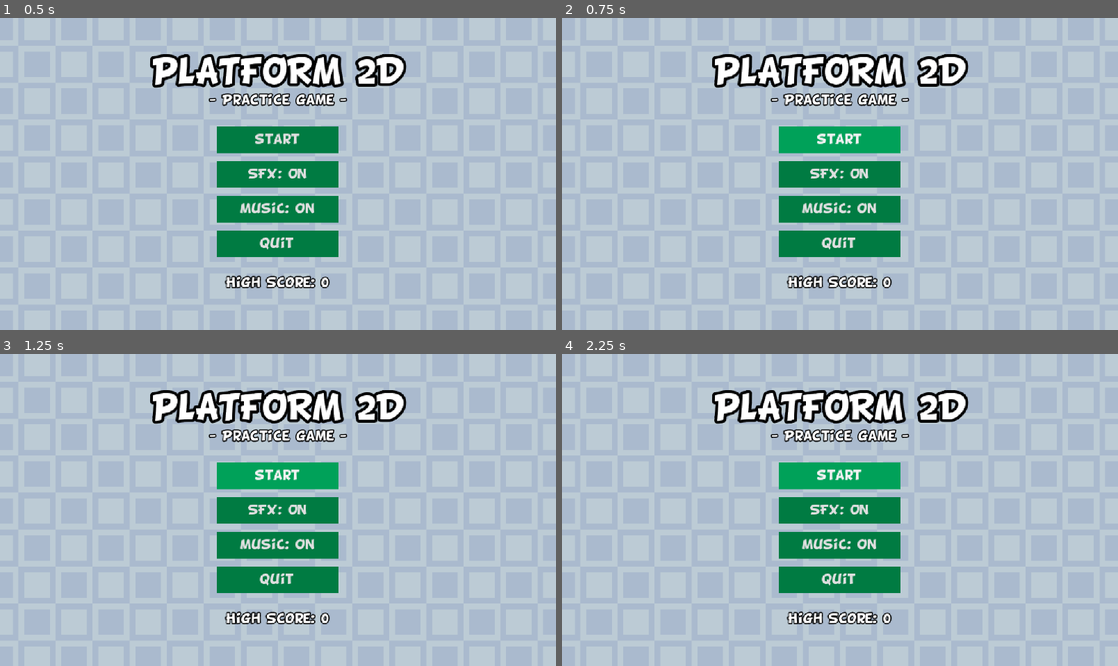
Above: before the commit, frames 1-4 (two rows, left to right).
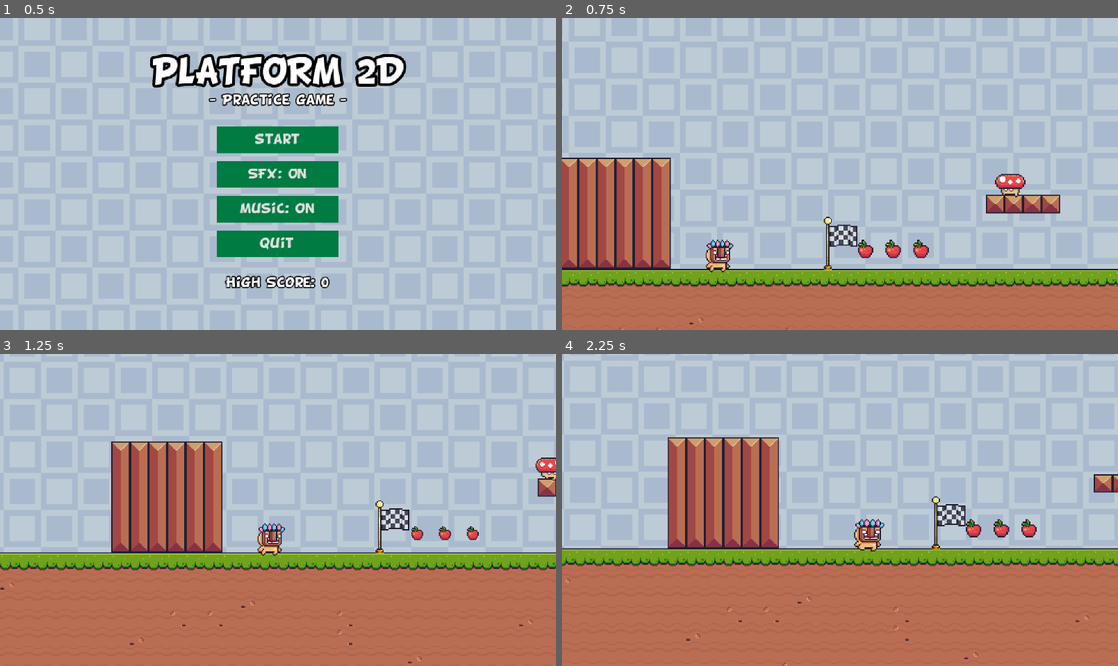
Above: after the commit, the same moments.

Repository: LaSierraDev/godot_practice_2d_platforms
Game: Godot game, scene res://scenes/IU/main_menu.tscn
The game is run twice, just before and just after one commit, with the same random seed, the same clock (stepped at 60 frames per second) and the same inputs. Before the commit the project starts from res://IU/main_menu.tscn.
Inputs (mouse positions are in pixels of both pictures, inside the frame that each line leads up to):
- Up to frame 1 (0.5 s): no input
- Up to frame 2 (0.75 s): click "start" at 0.5 s
- Up to frame 3 (1.25 s): no input
- Up to frame 4 (2.25 s): click (840, 475) at 1.25 s, where only the run before the commit has a clickable "start"; hold D (right) from 2.03 s (still down)

Frame 1 is identical in both runs. In frame 2, 40% of the frame differs, in the area x 0-100%, y 11-100%; in frame 3, 54%; in frame 4, 56%.

Commit message:
[FEAT] Main Menu Screen & End Screen implemented

Diff:
--- a/project.godot
+++ b/project.godot
@@ -18,6 +18,7 @@
 [autoload]
 
 Global="*uid://csoq6o2rm8uaf"
+SignalManager="*uid://jca4u5i8roso"
 GameManager="*uid://dq73kettdv7ai"
 
 [display]
--- a/IU/endscreen.tscn
+++ b/scenes/IU/endscreen.tscn
@@ -1,14 +1,16 @@
 [gd_scene format=3 uid="uid://dceneyecdncd4"]
 
+[ext_resource type="Script" uid="uid://b8mf3y8n0qqv5" path="res://scripts/iu/end_screen.gd" id="1_7j3gi"]
 [ext_resource type="Texture2D" uid="uid://donwt4nr8xwof" path="res://assets/sprites/ui/background.png" id="1_jalt5"]
 
-[node name="Endscreen" type="Control" unique_id=1779076389]
+[node name="EndScreen" type="Control" unique_id=1779076389]
 layout_mode = 3
 anchors_preset = 15
 anchor_right = 1.0
 anchor_bottom = 1.0
 grow_horizontal = 2
 grow_vertical = 2
+script = ExtResource("1_7j3gi")
 
 [node name="TextureRect" type="TextureRect" parent="." unique_id=1112226313]
 layout_mode = 0
--- a/scenes/levels/level_01.tscn
+++ b/scenes/levels/level_01.tscn
@@ -4,6 +4,7 @@
 [ext_resource type="PackedScene" uid="uid://be4s12somy732" path="res://scenes/collectibles/apple.tscn" id="2_uvc87"]
 [ext_resource type="PackedScene" uid="uid://cnlbwo250sgrw" path="res://scenes/enemies/mushroom.tscn" id="3_qdh5e"]
 [ext_resource type="PackedScene" uid="uid://domtusqsyxq3q" path="res://scenes/enemies/bat.tscn" id="4_50wog"]
+[ext_resource type="PackedScene" uid="uid://1v3ioeemvap1" path="res://scenes/levels/level_condition_end.tscn" id="5_qdh5e"]
 
 [node name="Level" unique_id=49469792 instance=ExtResource("1_m802k")]
 
@@ -88,8 +89,11 @@
 position = Vector2(848, 200)
 scale = Vector2(147.9932, 1)
 
-[node name="LevelEnd" parent="." index="7" unique_id=1742340898]
+[node name="LevelConditionEnd" parent="." index="7" unique_id=1742340898]
 position = Vector2(1648, 224)
 
 [node name="Player" parent="." index="8" unique_id=664376293]
 position = Vector2(8, 240)
+
+[node name="LevelConditionEnd2" parent="." index="9" unique_id=894094579 instance=ExtResource("5_qdh5e")]
+position = Vector2(112, 224)
--- a/scenes/levels/level_02.tscn
+++ b/scenes/levels/level_02.tscn
@@ -6,6 +6,7 @@
 [ext_resource type="PackedScene" uid="uid://kb7lpfx7i2l6" path="res://scenes/traps/spikes.tscn" id="3_keemd"]
 [ext_resource type="PackedScene" uid="uid://domtusqsyxq3q" path="res://scenes/enemies/bat.tscn" id="4_keemd"]
 [ext_resource type="PackedScene" uid="uid://dppeuckep8g0j" path="res://scenes/moving_platform.tscn" id="6_ppbiy"]
+[ext_resource type="PackedScene" uid="uid://1v3ioeemvap1" path="res://scenes/levels/level_condition_end.tscn" id="7_keemd"]
 
 [node name="Level" unique_id=49469792 instance=ExtResource("1_3acmf")]
 
@@ -152,10 +153,9 @@
 
 [node name="MovingPlatform4" parent="Platforms" parent_id_path=PackedInt32Array(1521778010) index="3" unique_id=769951976 node_paths=PackedStringArray("target_marker") instance=ExtResource("6_ppbiy")]
 position = Vector2(2296, 160)
-target_marker = NodePath("Marker2D")
-
-[node name="Marker2D" type="Marker2D" parent="Platforms/MovingPlatform4" index="2" unique_id=1124063485]
-position = Vector2(-408, -64)
+displacement_time = 4.0
+wait_time = 1.5
+target_marker = NodePath("../MovingPlatform3/Marker2D")
 
 [node name="MovingPlatform5" parent="Platforms" parent_id_path=PackedInt32Array(1521778010) index="4" unique_id=423631674 node_paths=PackedStringArray("target_marker") instance=ExtResource("6_ppbiy")]
 position = Vector2(2344, 160)
@@ -181,7 +181,10 @@
 
 [node name="Marker2D" type="Marker2D" parent="Platforms/MovingPlatform7" index="2" unique_id=176928440]
 
-[node name="LevelEnd" parent="." index="7" unique_id=1742340898]
+[node name="LevelConditionEnd" parent="Platforms" parent_id_path=PackedInt32Array(1521778010) index="8" unique_id=1742340898 instance=ExtResource("7_keemd")]
+position = Vector2(112, 224)
+
+[node name="LevelConditionEnd" parent="." index="7" unique_id=1742340898]
 position = Vector2(2448, 126)
 
 [node name="Player" parent="." index="8" unique_id=664376293]
--- a/scenes/levels/level_base.tscn
+++ b/scenes/levels/level_base.tscn
@@ -3,7 +3,7 @@
 [ext_resource type="Script" uid="uid://c18aghx8qvhfq" path="res://scripts/camera_2d.gd" id="1_d61h5"]
 [ext_resource type="Texture2D" uid="uid://qskqi57a75hf" path="res://assets/sprites/tiles/background-tile.png" id="2_6cjw3"]
 [ext_resource type="Texture2D" uid="uid://c0eyshxw812y5" path="res://assets/sprites/tiles/foreground.png" id="3_dje0g"]
-[ext_resource type="PackedScene" uid="uid://1v3ioeemvap1" path="res://scenes/levels/level_end.tscn" id="4_dq8h5"]
+[ext_resource type="PackedScene" uid="uid://1v3ioeemvap1" path="res://scenes/levels/level_condition_end.tscn" id="4_dq8h5"]
 [ext_resource type="PackedScene" uid="uid://ccpa7scx4bvyp" path="res://scenes/player/player.tscn" id="4_g7p6o"]
 [ext_resource type="PackedScene" uid="uid://calaewrk42yys" path="res://scenes/fall_death_area.tscn" id="7_ynct0"]
 
@@ -155,6 +155,6 @@
 
 [node name="Platforms" type="Node2D" parent="." unique_id=1521778010]
 
-[node name="LevelEnd" parent="." unique_id=1742340898 instance=ExtResource("4_dq8h5")]
+[node name="LevelConditionEnd" parent="." unique_id=1742340898 instance=ExtResource("4_dq8h5")]
 
 [node name="Player" parent="." unique_id=664376293 instance=ExtResource("4_g7p6o")]
--- a/scenes/levels/level_end.tscn
+++ b/scenes/levels/level_condition_end.tscn
@@ -1,46 +1,46 @@
 [gd_scene format=3 uid="uid://1v3ioeemvap1"]
 
-[ext_resource type="Texture2D" uid="uid://bsa5w0g3qknta" path="res://assets/sprites/other/flag.png" id="1_m04g6"]
-[ext_resource type="Script" uid="uid://ilvlw4svw5ax" path="res://scripts/level_end.gd" id="1_v01ds"]
+[ext_resource type="Script" uid="uid://ilvlw4svw5ax" path="res://scripts/level_end.gd" id="1_w8cg4"]
+[ext_resource type="Texture2D" uid="uid://bsa5w0g3qknta" path="res://assets/sprites/other/flag.png" id="2_0onbt"]
 
 [sub_resource type="AtlasTexture" id="AtlasTexture_v01ds"]
-atlas = ExtResource("1_m04g6")
+atlas = ExtResource("2_0onbt")
 region = Rect2(0, 0, 64, 64)
 
 [sub_resource type="AtlasTexture" id="AtlasTexture_a1vsf"]
-atlas = ExtResource("1_m04g6")
+atlas = ExtResource("2_0onbt")
 region = Rect2(64, 0, 64, 64)
 
 [sub_resource type="AtlasTexture" id="AtlasTexture_m2neq"]
-atlas = ExtResource("1_m04g6")
+atlas = ExtResource("2_0onbt")
 region = Rect2(128, 0, 64, 64)
 
 [sub_resource type="AtlasTexture" id="AtlasTexture_xpf06"]
-atlas = ExtResource("1_m04g6")
+atlas = ExtResource("2_0onbt")
 region = Rect2(192, 0, 64, 64)
 
 [sub_resource type="AtlasTexture" id="AtlasTexture_ueqy5"]
-atlas = ExtResource("1_m04g6")
+atlas = ExtResource("2_0onbt")
 region = Rect2(256, 0, 64, 64)
 
 [sub_resource type="AtlasTexture" id="AtlasTexture_q0iob"]
-atlas = ExtResource("1_m04g6")
+atlas = ExtResource("2_0onbt")
 region = Rect2(320, 0, 64, 64)
 
 [sub_resource type="AtlasTexture" id="AtlasTexture_cjdve"]
-atlas = ExtResource("1_m04g6")
+atlas = ExtResource("2_0onbt")
 region = Rect2(384, 0, 64, 64)
 
 [sub_resource type="AtlasTexture" id="AtlasTexture_js5h2"]
-atlas = ExtResource("1_m04g6")
+atlas = ExtResource("2_0onbt")
 region = Rect2(448, 0, 64, 64)
 
 [sub_resource type="AtlasTexture" id="AtlasTexture_cjsy4"]
-atlas = ExtResource("1_m04g6")
+atlas = ExtResource("2_0onbt")
 region = Rect2(512, 0, 64, 64)
 
 [sub_resource type="AtlasTexture" id="AtlasTexture_m6kgj"]
-atlas = ExtResource("1_m04g6")
+atlas = ExtResource("2_0onbt")
 region = Rect2(576, 0, 64, 64)
 
 [sub_resource type="SpriteFrames" id="SpriteFrames_y03oe"]
@@ -84,10 +84,10 @@
 [sub_resource type="RectangleShape2D" id="RectangleShape2D_m04g6"]
 size = Vector2(9, 131)
 
-[node name="LevelEnd" type="Area2D" unique_id=1742340898]
+[node name="LevelConditionEnd" type="Area2D" unique_id=1742340898]
 collision_layer = 0
 collision_mask = 2
-script = ExtResource("1_v01ds")
+script = ExtResource("1_w8cg4")
 metadata/_edit_group_ = true
 
 [node name="AnimatedSprite2D" type="AnimatedSprite2D" parent="." unique_id=1342139798]
--- a/scripts/Autoloads/game_manager.gd
+++ b/scripts/Autoloads/game_manager.gd
@@ -1,3 +1,55 @@
 extends Node
 
+const MAIN_MENU: PackedScene = preload("uid://d1flsgnad5ehg")
+const END_SCREEN: PackedScene  = preload("uid://dceneyecdncd4")
+
+const LEVELS: Dictionary = {
+	1: preload("uid://qo0wlebs8u66"),
+	2: preload("uid://bvmlrytyveopv"),
+}
+
 var game_over: bool = false
+var current_level: int = 0
+var current_score: int = 0
+var high_score: int = 0
+
+@export var wait_time_to_reset_level: float = 1.0
+
+
+func load_next_level() -> void:
+	current_level += 1
+
+	if current_level > LEVELS.size():
+		_score_screen()
+	else:
+		get_tree().change_scene_to_packed(LEVELS[current_level])
+
+
+func _ready() -> void:
+	SignalManager.next_level.connect(_on_next_level)
+	SignalManager.player_dead.connect(_on_player_dead)
+
+
+
+func _score_screen() -> void:
+		get_tree().change_scene_to_packed(END_SCREEN)
+
+
+func _reset_game() -> void:
+	current_level = 0
+	current_score = 0
+	get_tree().change_scene_to_packed(MAIN_MENU)
+
+
+func _reset_level() -> void:
+	current_score = 0
+	get_tree().change_scene_to_packed(LEVELS[current_level])
+
+
+func _on_next_level() -> void:
+	load_next_level()
+
+
+func _on_player_dead() -> void:
+	await get_tree().create_timer(wait_time_to_reset_level).timeout
+	_reset_level()
--- /dev/null
+++ b/scripts/Autoloads/signal_manager.gd
@@ -0,0 +1,5 @@
+extends Node
+
+signal player_dead()
+signal level_completed()
+signal next_level()
--- /dev/null
+++ b/scripts/iu/end_screen.gd
@@ -0,0 +1,13 @@
+extends Control
+
+@onready var score_label: Label = $PanelContainer/MarginContainer/VBoxContainer/ScoreLabel
+@onready var return_button: Button = $PanelContainer/MarginContainer/VBoxContainer/ReturnButton
+
+
+func _ready() -> void:
+	return_button.pressed.connect(_on_return_button_pressed)
+	score_label.text = "Your Score: " + str(GameManager.current_score)
+
+
+func _on_return_button_pressed() -> void:
+	GameManager._reset_game()
--- a/scripts/iu/main_menu.gd
+++ b/scripts/iu/main_menu.gd
@@ -19,13 +19,16 @@
 
 
 func _on_start_button_pressed() -> void:
-	pass
+	GameManager.load_next_level()
+
 
 func _on_sfx_button_pressed() -> void:
 	pass
 
+
 func _on_music_button_pressed() -> void:
 	pass
 
+
 func _on_quit_button_pressed() -> void:
-	pass
+	get_tree().quit()
--- a/scripts/level_end.gd
+++ b/scripts/level_end.gd
@@ -6,4 +6,4 @@
 	self.area_entered.connect(_on_area_entered)
 
 func _on_area_entered(area: Area2D) -> void:
-	print("Ganiamos")
+	GameManager.load_next_level()
--- a/scripts/player.gd
+++ b/scripts/player.gd
@@ -23,6 +23,7 @@
 	coyote_trigger_area_2d.body_exited.connect(_on_coyote_trigger_body_exited)
 	hurtbox.area_entered.connect(_on_hurtbox_area_entered)
 	animation_player.animation_finished.connect(_on_animation_player_animation_finished)
+
 
 func _process(_delta: float) -> void:
 	_update_animation()
@@ -99,6 +100,22 @@
 			self.velocity.y = -force
 
 
+func hit() -> void:
+	animation_player.play(Global.ANI_DISSAPIAR, true)
+	stand()
+
+
+func destroy_me():
+	SignalManager.player_dead.emit()
+	queue_free()
+
+
+func stand() -> void:
+	animated_sprite.stop()
+	set_process(false)
+	set_physics_process(false)
+
+
 func _on_coyote_trigger_body_entered_in(body: Node2D) -> void:
 	if body.is_in_group(Global.G_FLOOR):
 		is_coyote_time = false
@@ -120,18 +137,3 @@
 
 func _on_animation_player_animation_finished(_ani_name: StringName) -> void:
 	destroy_me()
-
-
-func hit() -> void:
-	animation_player.play(Global.ANI_DISSAPIAR, true)
-	stand()
-
-
-func destroy_me():
-	queue_free()
-
-
-func stand() -> void:
-	animated_sprite.stop()
-	set_process(false)
-	set_physics_process(false)
Renamed: IU/main_menu.tscn -> scenes/IU/main_menu.tscn
Not shown, added: scripts/Autoloads/signal_manager.gd.uid
Not shown, added: scripts/iu/end_screen.gd.uid
